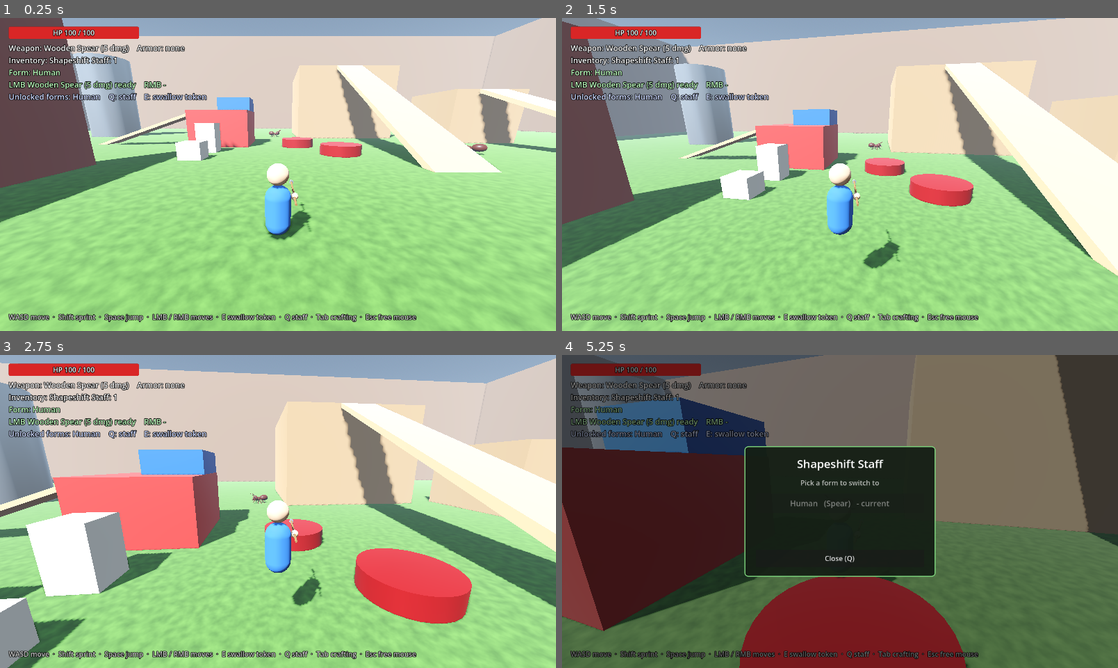
Above: before the commit, frames 1-4 (two rows, left to right).
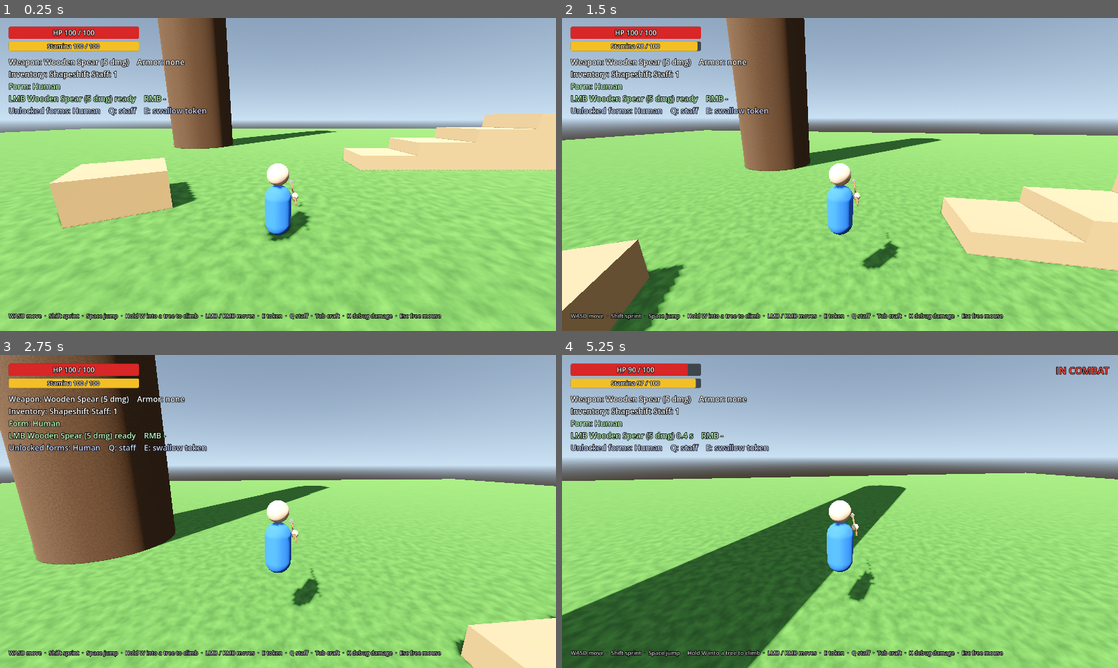
Above: after the commit, the same moments.

Repository: KaydenKamberi/Catch-The-Bugs
Game: Godot game, scene res://scenes/test_map.tscn
The game is run twice, just before and just after one commit, with the same random seed, the same clock (stepped at 60 frames per second) and the same inputs. Before the commit the project starts from res://scenes/world.tscn.
Inputs (mouse positions are in pixels of both pictures, inside the frame that each line leads up to):
- Up to frame 1 (0.25 s): no input
- Up to frame 2 (1.5 s): move the mouse to (867, 174) at 0.52 s; press the mouse at (867, 174) at 0.53 s; hold W (move_forward) from 0.53 s (still down); tap Space (jump) at 0.77, 1.07 s; tap Shift (sprint) at 0.8, 1.35 s; move the mouse to (812, 174) at 1.27 s; release the mouse at (812, 174) at 1.28 s
- Up to frame 3 (2.75 s): keep holding W (move_forward); tap Space (jump) at 1.52, 1.55, 1.82, 2.1 s; move the mouse to (289, 505) at 2.02 s; press the mouse at (289, 505) at 2.03 s
- Up to frame 4 (5.25 s): move the mouse to (834, 517) at 2.77 s; release the mouse at (834, 517) at 2.78 s; click (834, 517) at 2.85 s; tap Space (jump) at 3.02, 3.32, 3.77, 3.8, 4.07, 4.52, 4.82 s; tap Shift (sprint) at 3.05 s; move the mouse to (878, 514) at 3.52 s; hold Right mouse button (attack_2) 3.53-4.28 s; tap K (debug_damage, bound only after the commit) at 4.15 s; move the mouse to (795, 508) at 4.27 s; tap Q (open_staff) at 4.35 s; click (795, 508) at 4.55 s; move the mouse to (867, 511) at 5.02 s; release W (move_forward) at 5.03 s; hold S (move_back) from 5.03 s (still down); hold Shift (sprint) from 5.03 s (still down); click (867, 511) at 5.17 s

The runs differ from the first frame. In frame 1, 57% of the frame differs, in the area x 0-100%, y 0-100%; in frame 2, 75%; in frame 3, 77%; in frame 4, 99%.

Commit message:
Checkpoint 1: test map, climbing, stamina, HUD stamina bar, debug damage
- scenes/test_map.tscn: ground, sun/sky, four step boxes and a 40 m oak
  trunk in the "climbable" group. Now the main scene (world.tscn kept).
- Player: exported jump_strength and gravity; climbing (hold W into a
  climbable wall, W/S/A/D to climb, Space to let go, hop over the top);
  stamina drained by sprinting and climbing, refills after a delay, at 0
  you can't sprint and fall off; die() respawns at the start point;
  K deals 10 debug damage.
- HUD: stamina bar under the health bar.
- README: controls, tunables, climbing/stamina notes.

Co-Authored-By: Claude Opus 5.5 <noreply@anthropic.com>
Claude-Session: https://claude.ai/code/session_01NNVariUfthLsY331WkRCcm

Diff:
--- a/project.godot
+++ b/project.godot
@@ -12,7 +12,7 @@
 
 config/name="Catch the Bugs"
 config/description="Play as a tiny human who hunts bugs, collects their tokens, and shapeshifts into them."
-run/main_scene="res://scenes/world.tscn"
+run/main_scene="res://scenes/test_map.tscn"
 config/features=PackedStringArray("4.7", "Forward Plus")
 
 [autoload]
@@ -81,6 +81,11 @@
 "events": [Object(InputEventKey,"resource_local_to_scene":false,"resource_name":"","device":-1,"window_id":0,"alt_press …(192 unchanged characters)…
 ]
 }
+debug_damage={
+"deadzone": 0.2,
+"events": [Object(InputEventKey,"resource_local_to_scene":false,"resource_name":"","device":-1,"window_id":0,"alt_pressed":false,"shift_pressed":false,"ctrl_pressed":false,"meta_pressed":false,"pressed":false,"keycode":0,"physical_keycode":75,"key_label":0,"unicode":107,"location":0,"echo":false,"script":null)
+]
+}
 
 [layer_names]
 
--- /dev/null
+++ b/scenes/test_map.tscn
@@ -0,0 +1,132 @@
+[gd_scene load_steps=19 format=3]
+
+[ext_resource type="PackedScene" path="res://scenes/player.tscn" id="1_player"]
+[ext_resource type="PackedScene" path="res://scenes/ui/hud.tscn" id="2_hud"]
+
+[sub_resource type="ProceduralSkyMaterial" id="ProceduralSkyMaterial_sky"]
+sky_horizon_color = Color(0.66, 0.78, 0.9, 1)
+ground_horizon_color = Color(0.66, 0.78, 0.9, 1)
+
+[sub_resource type="Sky" id="Sky_main"]
+sky_material = SubResource("ProceduralSkyMaterial_sky")
+
+[sub_resource type="Environment" id="Environment_main"]
+background_mode = 2
+sky = SubResource("Sky_main")
+ambient_light_source = 3
+reflected_light_source = 2
+tonemap_mode = 2
+ssao_enabled = true
+
+[sub_resource type="FastNoiseLite" id="FastNoiseLite_grass"]
+frequency = 0.03
+
+[sub_resource type="Gradient" id="Gradient_grass"]
+colors = PackedColorArray(0.65, 0.65, 0.65, 1, 1, 1, 1, 1)
+
+[sub_resource type="NoiseTexture2D" id="NoiseTexture2D_grass"]
+seamless = true
+color_ramp = SubResource("Gradient_grass")
+noise = SubResource("FastNoiseLite_grass")
+
+[sub_resource type="StandardMaterial3D" id="Mat_Ground"]
+albedo_color = Color(0.36, 0.58, 0.22, 1)
+albedo_texture = SubResource("NoiseTexture2D_grass")
+roughness = 1.0
+uv1_scale = Vector3(0.15, 0.15, 0.15)
+uv1_triplanar = true
+
+[sub_resource type="StandardMaterial3D" id="Mat_Box"]
+albedo_color = Color(0.74, 0.57, 0.37, 1)
+roughness = 0.9
+
+[sub_resource type="FastNoiseLite" id="FastNoiseLite_bark"]
+frequency = 0.08
+fractal_octaves = 3
+
+[sub_resource type="NoiseTexture2D" id="NoiseTexture2D_bark"]
+seamless = true
+color_ramp = SubResource("Gradient_grass")
+noise = SubResource("FastNoiseLite_bark")
+
+[sub_resource type="StandardMaterial3D" id="Mat_Bark"]
+albedo_color = Color(0.42, 0.29, 0.18, 1)
+albedo_texture = SubResource("NoiseTexture2D_bark")
+roughness = 1.0
+uv1_scale = Vector3(0.3, 0.3, 0.3)
+uv1_triplanar = true
+
+[sub_resource type="CylinderMesh" id="CylinderMesh_trunk"]
+material = SubResource("Mat_Bark")
+top_radius = 3.0
+bottom_radius = 3.0
+height = 40.0
+radial_segments = 32
+
+[sub_resource type="CylinderShape3D" id="CylinderShape3D_trunk"]
+height = 40.0
+radius = 3.0
+
+[node name="TestMap" type="Node3D"]
+
+[node name="WorldEnvironment" type="WorldEnvironment" parent="."]
+environment = SubResource("Environment_main")
+
+[node name="Sun" type="DirectionalLight3D" parent="."]
+transform = Transform3D(0.819152, 0.439385, -0.368688, 0, 0.642788, 0.766044, 0.573576, -0.627507, 0.526541, 0, 20, 0)
+shadow_enabled = true
+directional_shadow_max_distance = 150.0
+
+[node name="Level" type="Node3D" parent="."]
+
+[node name="Ground" type="CSGBox3D" parent="Level"]
+transform = Transform3D(1, 0, 0, 0, 1, 0, 0, 0, 1, 0, -0.5, 0)
+use_collision = true
+size = Vector3(120, 1, 120)
+material = SubResource("Mat_Ground")
+
+[node name="Box_Step1" type="CSGBox3D" parent="Level"]
+transform = Transform3D(1, 0, 0, 0, 1, 0, 0, 0, 1, 6, 0.4, -4)
+use_collision = true
+size = Vector3(3, 0.8, 3)
+material = SubResource("Mat_Box")
+
+[node name="Box_Step2" type="CSGBox3D" parent="Level"]
+transform = Transform3D(1, 0, 0, 0, 1, 0, 0, 0, 1, 9, 0.75, -4)
+use_collision = true
+size = Vector3(3, 1.5, 3)
+material = SubResource("Mat_Box")
+
+[node name="Box_Step3" type="CSGBox3D" parent="Level"]
+transform = Transform3D(1, 0, 0, 0, 1, 0, 0, 0, 1, 12, 1.1, -4)
+use_collision = true
+size = Vector3(3, 2.2, 3)
+material = SubResource("Mat_Box")
+
+[node name="Box_Step4" type="CSGBox3D" parent="Level"]
+transform = Transform3D(1, 0, 0, 0, 1, 0, 0, 0, 1, 15, 1.5, -4)
+use_collision = true
+size = Vector3(3, 3, 3)
+material = SubResource("Mat_Box")
+
+[node name="Box_Lone" type="CSGBox3D" parent="Level"]
+transform = Transform3D(0.866025, 0, 0.5, 0, 1, 0, -0.5, 0, 0.866025, -5, 0.6, 2)
+use_collision = true
+size = Vector3(2.5, 1.2, 2.5)
+material = SubResource("Mat_Box")
+
+[node name="OakTree" type="StaticBody3D" parent="Level" groups=["climbable"]]
+transform = Transform3D(1, 0, 0, 0, 1, 0, 0, 0, 1, -8, 0, -14)
+
+[node name="Trunk" type="MeshInstance3D" parent="Level/OakTree"]
+transform = Transform3D(1, 0, 0, 0, 1, 0, 0, 0, 1, 0, 20, 0)
+mesh = SubResource("CylinderMesh_trunk")
+
+[node name="CollisionShape3D" type="CollisionShape3D" parent="Level/OakTree"]
+transform = Transform3D(1, 0, 0, 0, 1, 0, 0, 0, 1, 0, 20, 0)
+shape = SubResource("CylinderShape3D_trunk")
+
+[node name="Player" parent="." instance=ExtResource("1_player")]
+transform = Transform3D(1, 0, 0, 0, 1, 0, 0, 0, 1, 0, 0.2, 4)
+
+[node name="HUD" parent="." instance=ExtResource("2_hud")]
--- a/scenes/ui/hud.tscn
+++ b/scenes/ui/hud.tscn
@@ -11,6 +11,13 @@
 
 [sub_resource type="StyleBoxFlat" id="StyleBoxFlat_bar_fill"]
 bg_color = Color(0.85, 0.15, 0.15, 1)
+corner_radius_top_left = 4
+corner_radius_top_right = 4
+corner_radius_bottom_right = 4
+corner_radius_bottom_left = 4
+
+[sub_resource type="StyleBoxFlat" id="StyleBoxFlat_stamina_fill"]
+bg_color = Color(0.95, 0.75, 0.15, 1)
 corner_radius_top_left = 4
 corner_radius_top_right = 4
 corner_radius_bottom_right = 4
@@ -53,11 +60,36 @@
 horizontal_alignment = 1
 vertical_alignment = 1
 
+[node name="StaminaBar" type="ProgressBar" parent="."]
+offset_left = 20.0
+offset_top = 54.0
+offset_right = 320.0
+offset_bottom = 76.0
+mouse_filter = 2
+theme_override_styles/background = SubResource("StyleBoxFlat_bar_bg")
+theme_override_styles/fill = SubResource("StyleBoxFlat_stamina_fill")
+value = 100.0
+show_percentage = false
+
+[node name="StaminaLabel" type="Label" parent="StaminaBar"]
+anchors_preset = 15
+anchor_right = 1.0
+anchor_bottom = 1.0
+grow_horizontal = 2
+grow_vertical = 2
+mouse_filter = 2
+theme_override_colors/font_outline_color = Color(0, 0, 0, 1)
+theme_override_constants/outline_size = 5
+theme_override_font_sizes/font_size = 14
+text = "Stamina 100 / 100"
+horizontal_alignment = 1
+vertical_alignment = 1
+
 [node name="EquipmentLabel" type="Label" parent="."]
 offset_left = 20.0
-offset_top = 56.0
+offset_top = 88.0
 offset_right = 1000.0
-offset_bottom = 84.0
+offset_bottom = 116.0
 mouse_filter = 2
 theme_override_colors/font_outline_color = Color(0, 0, 0, 1)
 theme_override_constants/outline_size = 5
@@ -66,9 +98,9 @@
 
 [node name="InventoryLabel" type="Label" parent="."]
 offset_left = 20.0
-offset_top = 84.0
+offset_top = 116.0
 offset_right = 1000.0
-offset_bottom = 112.0
+offset_bottom = 144.0
 mouse_filter = 2
 theme_override_colors/font_outline_color = Color(0, 0, 0, 1)
 theme_override_constants/outline_size = 5
@@ -77,9 +109,9 @@
 
 [node name="FormLabel" type="Label" parent="."]
 offset_left = 20.0
-offset_top = 112.0
+offset_top = 144.0
 offset_right = 1000.0
-offset_bottom = 140.0
+offset_bottom = 172.0
 mouse_filter = 2
 theme_override_colors/font_outline_color = Color(0, 0, 0, 1)
 theme_override_constants/outline_size = 5
@@ -89,9 +121,9 @@
 
 [node name="MovesLabel" type="Label" parent="."]
 offset_left = 20.0
-offset_top = 140.0
+offset_top = 172.0
 offset_right = 1000.0
-offset_bottom = 168.0
+offset_bottom = 200.0
 mouse_filter = 2
 theme_override_colors/font_outline_color = Color(0, 0, 0, 1)
 theme_override_constants/outline_size = 5
@@ -101,9 +133,9 @@
 
 [node name="FormsLabel" type="Label" parent="."]
 offset_left = 20.0
-offset_top = 168.0
+offset_top = 200.0
 offset_right = 1000.0
-offset_bottom = 196.0
+offset_bottom = 228.0
 mouse_filter = 2
 theme_override_colors/font_outline_color = Color(0, 0, 0, 1)
 theme_override_constants/outline_size = 5
@@ -161,4 +193,5 @@
 theme_override_colors/font_outline_color = Color(0, 0, 0, 1)
 theme_override_constants/outline_size = 5
 theme_override_colors/font_color = Color(1, 1, 1, 0.8)
-text = "WASD move  ·  Shift sprint  ·  Space jump  ·  LMB / RMB moves  ·  E swallow token  ·  Q staff  ·  Tab crafting  ·  Esc free mouse"
+theme_override_font_sizes/font_size = 13
+text = "WASD move  ·  Shift sprint  ·  Space jump  ·  Hold W into a tree to climb  ·  LMB / RMB moves  ·  E token  ·  Q staff  ·  Tab craft  ·  K debug damage  ·  Esc free mouse"
--- a/scripts/player.gd
+++ b/scripts/player.gd
@@ -2,6 +2,12 @@
 extends CharacterBody3D
 ## The tiny human: walks, sprints, jumps, fights, and can shapeshift into bugs.
 ## The camera orbits behind the player on a SpringArm3D, and the mouse turns it.
+##
+## CLIMBING AND STAMINA
+## Walk into anything in the "climbable" group while holding W to grab it.
+## W/S climb up/down, A/D climb sideways, Space jumps off. Sprinting and
+## climbing use stamina; it refills after a short rest. At 0 stamina you can't
+## sprint and you fall off whatever you're climbing.
 ##
 ## Scene layout this script expects (see scenes/player.tscn):
 ##   Player (CharacterBody3D)   <- this script
@@ -26,6 +32,8 @@
 
 ## Sent whenever our health changes (the HUD listens to this).
 signal health_changed(current: int, maximum: int)
+## Sent whenever our stamina changes (the HUD listens to this).
+signal stamina_changed(current: float, maximum: float)
 ## Sent when we craft and put on a new weapon or armor (the HUD listens to this).
 signal equipment_changed
 ## Sent when we switch forms or unlock a new one.
@@ -46,7 +54,24 @@
 # ---------------------------------------------------------------------------
 
 @export_group("Health")
+## Sugar Cube upgrades will raise this later.
 @export var max_health: int = 100
+## Falling below this height (in meters) counts as dying, e.g. off the edge of the map.
+@export var fall_death_height: float = -50.0
+
+@export_group("Stamina")
+## Sugar Cube upgrades will raise this later.
+@export var max_stamina: float = 100.0
+## Stamina used per second while sprinting.
+@export var sprint_stamina_drain: float = 20.0
+## Stamina used per second while climbing.
+@export var climb_stamina_drain: float = 12.0
+## Stamina gained back per second once it starts refilling.
+@export var stamina_regen_rate: float = 30.0
+## Seconds after you last used stamina before it starts refilling.
+@export var stamina_regen_delay: float = 1.0
+## After running out, you can't sprint or climb until stamina is back up to this much.
+@export var stamina_recover_amount: float = 20.0
 
 @export_group("Combat")
 ## The name of the weapon we start with. Crafting a better one replaces it.
@@ -72,8 +97,11 @@
 @export var walk_speed: float = 5.0
 ## Speed while holding Shift.
 @export var sprint_speed: float = 9.0
-## How high a jump goes, in meters. (The player is 1.8 m tall.)
-@export var jump_height: float = 1.6
+## Upward speed when you jump, in meters per second. Higher = higher jumps.
+## (5.6 with gravity 9.8 jumps about 1.6 m. The player is 1.8 m tall.)
+@export var jump_strength: float = 5.6
+## How fast we fall, in meters per second, per second.
+@export var gravity: float = 9.8
 ## How fast we speed up when a movement key is held (meters per second, per second).
 @export var acceleration: float = 30.0
 ## How fast we slow down when no movement key is held.
@@ -82,6 +110,18 @@
 @export_range(0.0, 1.0) var air_control: float = 0.35
 ## How quickly the body turns to face the direction we're moving.
 @export var turn_speed: float = 12.0
+
+@export_group("Climbing")
+## Speed when climbing up, down or sideways, in meters per second.
+@export var climb_speed: float = 2.5
+## When you jump off a wall: how hard you're pushed away from it.
+@export var climb_jump_push: float = 4.0
+## When you jump off a wall: how much you're pushed up.
+@export var climb_jump_up: float = 3.0
+## Seconds after letting go before you can grab a wall again.
+@export var climb_regrab_delay: float = 0.4
+## When you climb over the top: how much you're boosted up and onto it.
+@export var climb_top_boost: float = 4.5
 
 @export_group("Camera")
 ## How much the camera turns per pixel of mouse movement.
@@ -107,10 +147,16 @@
 @onready var attack_hitbox: Area3D = $Body/AttackHitbox
 @onready var attack_hitbox_shape: CollisionShape3D = $Body/AttackHitbox/CollisionShape3D
 
-# Gravity strength, read from Project Settings > Physics > 3D (9.8 by default).
-var gravity: float = ProjectSettings.get_setting("physics/3d/default_gravity")
-
 var health: int = 100
+var stamina: float = 100.0
+var stamina_regen_wait: float = 0.0  # seconds left before stamina starts refilling
+## True after running out of stamina, until it refills to stamina_recover_amount.
+var exhausted: bool = false
+
+# Climbing
+var is_climbing: bool = false
+var wall_normal: Vector3 = Vector3.ZERO  # points out of the wall, toward us
+var climb_regrab_time_left: float = 0.0
 var spawn_position: Vector3        # where we respawn after dying
 var attack_facing_time_left: float = 0.0  # while > 0, face the camera direction
 var spear_rest_position: Vector3   # where the spear sits when we're not attacking
@@ -146,6 +192,8 @@
 
 	health = max_health
 	health_changed.emit(health, max_health)
+	stamina = max_stamina
+	stamina_changed.emit(stamina, max_stamina)
 	spawn_position = global_position
 	spear_rest_position = spear.position
 
@@ -184,6 +232,10 @@
 	# E: swallow a bug token.
 	elif event.is_action_pressed("swallow_token"):
 		try_swallow_token()
+
+	# K (debug): hurt ourselves for 10, to test the health bar and dying.
+	elif event.is_action_pressed("debug_damage"):
+		take_damage(10)
 
 	# (Q, the staff, is handled by the staff menu: scripts/ui/staff_menu.gd.)
 
@@ -204,32 +256,53 @@
 	# --- 0. Count down timers. ---
 	attack_facing_time_left -= delta
 	combat_time_left -= delta
+	climb_regrab_time_left -= delta
 	for move_name in cooldowns:
 		cooldowns[move_name] = maxf(cooldowns[move_name] - delta, 0.0)
-
-	# Bug forms move differently, so pick the numbers for our current form.
-	var current_walk_speed: float = walk_speed if is_human else current_form.move_speed
-	var current_sprint_speed: float = sprint_speed if is_human else current_form.sprint_speed
-	var current_jump_height: float = jump_height if is_human else current_form.jump_height
-
-	# --- 1. Gravity: pull us down while we're in the air. ---
-	if not is_on_floor():
-		velocity.y -= gravity * delta
-
-	# --- 2. Jump: only when standing on something. ---
-	if Input.is_action_just_pressed("jump") and is_on_floor():
-		# Physics formula: the upward speed needed to reach a given height.
-		velocity.y = sqrt(2.0 * gravity * current_jump_height)
-
-	# --- 3. Work out which way the keys are pushing us. ---
-	# get_vector gives a 2D direction: x = left/right, y = forward/back.
+	_regen_stamina(delta)
+
+	# Fell off the map? That counts as dying.
+	if global_position.y < fall_death_height:
+		die()
+		return
+
+	# --- 1. Work out which way the keys are pushing us. ---
+	# get_vector gives a 2D direction: x = left/right, y = forward/back (forward is -1).
 	var input_dir: Vector2 = Input.get_vector("move_left", "move_right", "move_forward", "move_back")
 	# Turn it into 3D (on the ground plane), then rotate it to match where the
 	# camera is looking, so "W" always means "away from the camera".
 	var direction: Vector3 = Vector3(input_dir.x, 0.0, input_dir.y).rotated(Vector3.UP, camera_pivot.rotation.y)
 
-	# --- 4. Speed up or slow down smoothly. ---
-	var speed: float = current_sprint_speed if Input.is_action_pressed("sprint") else current_walk_speed
+	if is_climbing:
+		_climb(delta, input_dir)
+	else:
+		_walk(delta, direction)
+		_try_start_climbing(direction)
+
+
+## Walking, sprinting, jumping and falling.
+func _walk(delta: float, direction: Vector3) -> void:
+	# Bug forms move differently, so pick the numbers for our current form.
+	var current_walk_speed: float = walk_speed if is_human else current_form.move_speed
+	var current_sprint_speed: float = sprint_speed if is_human else current_form.sprint_speed
+
+	# --- 2. Gravity: pull us down while we're in the air. ---
+	if not is_on_floor():
+		velocity.y -= gravity * delta
+
+	# --- 3. Jump: only when standing on something. ---
+	if Input.is_action_just_pressed("jump") and is_on_floor():
+		if is_human:
+			velocity.y = jump_strength
+		else:
+			# Physics formula: the upward speed needed to reach the form's jump height.
+			velocity.y = sqrt(2.0 * gravity * current_form.jump_height)
+
+	# --- 4. Sprint (uses stamina), then speed up or slow down smoothly. ---
+	var is_sprinting: bool = Input.is_action_pressed("sprint") and direction.length() > 0.0 and can_use_stamina()
+	if is_sprinting:
+		_use_stamina(sprint_stamina_drain * delta)
+	var speed: float = current_sprint_speed if is_sprinting else current_walk_speed
 	var target_velocity: Vector3 = direction * speed
 
 	# Pick the rate: speeding up or slowing down, and less of it in the air.
@@ -256,6 +329,144 @@
 
 	# --- 6. Move! move_and_slide uses `velocity` and slides along walls and ramps. ---
 	move_and_slide()
+
+
+# ---------------------------------------------------------------------------
+# Climbing
+# ---------------------------------------------------------------------------
+
+## After moving: if we walked into a climbable wall while holding forward, grab it.
+func _try_start_climbing(direction: Vector3) -> void:
+	if climb_regrab_time_left > 0.0 or not can_use_stamina():
+		return
+	if not Input.is_action_pressed("move_forward"):
+		return
+	for i in get_slide_collision_count():
+		var collision: KinematicCollision3D = get_slide_collision(i)
+		var normal: Vector3 = collision.get_normal()
+		if absf(normal.y) > 0.3:
+			continue  # that's a floor or a ceiling, not a wall
+		if not _is_climbable(collision.get_collider()):
+			continue
+		var flat_normal: Vector3 = Vector3(normal.x, 0.0, normal.z).normalized()
+		if direction.dot(-flat_normal) < 0.5:
+			continue  # we're only brushing past it, not walking into it
+		is_climbing = true
+		wall_normal = flat_normal
+		velocity = Vector3.ZERO
+		return
+
+
+## While on a wall: W/S climb up/down, A/D climb sideways, Space jumps off.
+func _climb(delta: float, input_dir: Vector2) -> void:
+	# Space: let go and push off the wall.
+	if Input.is_action_just_pressed("jump"):
+		_stop_climbing()
+		velocity = wall_normal * climb_jump_push + Vector3.UP * climb_jump_up
+		move_and_slide()
+		return
+
+	# Holding on is tiring. Out of stamina? We fall off.
+	_use_stamina(climb_stamina_drain * delta)
+	if stamina <= 0.0:
+		_stop_climbing()
+		notice.emit("Out of stamina!")
+		return
+
+	# Look for the wall in front of us again. Tree trunks are round, so the
+	# wall's direction changes as we climb around it.
+	var hit: Dictionary = _find_wall()
+	if hit.is_empty():
+		# The wall ended. If we were climbing up, we reached the top: hop onto it.
+		_stop_climbing()
+		if input_dir.y < 0.0:
+			velocity = Vector3.UP * climb_top_boost - wall_normal * 2.0
+		move_and_slide()
+		return
+	var normal: Vector3 = hit.normal
+	wall_normal = Vector3(normal.x, 0.0, normal.z).normalized()
+
+	# Stay snug against the wall: close any gap between us and it.
+	var gap: float = (hit.position - collision_shape.global_position).dot(-wall_normal) - _collider_radius()
+	if gap > 0.02:
+		global_position -= wall_normal * (gap - 0.02)
+
+	# Move along the wall. "Right" is to our right as we face the wall.
+	var right: Vector3 = (-wall_normal).cross(Vector3.UP)
+	var climb_dir: Vector3 = Vector3.UP * -input_dir.y + right * input_dir.x
+	velocity = climb_dir.limit_length(1.0) * climb_speed
+
+	# Face the wall.
+	body.rotation.y = atan2(wall_normal.x, wall_normal.z)
+	move_and_slide()
+
+	# Climbed all the way back down to the ground? Let go.
+	if is_on_floor() and input_dir.y > 0.0:
+		_stop_climbing()
+
+
+func _stop_climbing() -> void:
+	if not is_climbing:
+		return
+	is_climbing = false
+	climb_regrab_time_left = climb_regrab_delay
+
+
+## Cast a short ray from our middle toward the wall. Returns the hit, or {} if
+## there's no climbable wall there any more.
+func _find_wall() -> Dictionary:
+	var origin: Vector3 = collision_shape.global_position
+	var reach: float = _collider_radius() + 0.5
+	var query := PhysicsRayQueryParameters3D.create(origin, origin - wall_normal * reach, 1)  # layer 1 = World
+	query.exclude = [get_rid()]
+	var hit: Dictionary = get_world_3d().direct_space_state.intersect_ray(query)
+	if hit.is_empty() or absf(hit.normal.y) > 0.5 or not _is_climbable(hit.collider):
+		return {}
+	return hit
+
+
+## How wide our collision capsule is (it's smaller in bug forms).
+func _collider_radius() -> float:
+	var capsule := collision_shape.shape as CapsuleShape3D
+	return capsule.radius if capsule else 0.35
+
+
+## True if this node (or the node it belongs to) is in the "climbable" group.
+func _is_climbable(node: Object) -> bool:
+	var n := node as Node
+	if n == null:
+		return false
+	return n.is_in_group("climbable") or (n.get_parent() != null and n.get_parent().is_in_group("climbable"))
+
+
+# ---------------------------------------------------------------------------
+# Stamina
+# ---------------------------------------------------------------------------
+
+## True if we have the energy to sprint or climb right now.
+func can_use_stamina() -> bool:
+	return stamina > 0.0 and not exhausted
+
+
+func _use_stamina(amount: float) -> void:
+	stamina = maxf(stamina - amount, 0.0)
+	stamina_regen_wait = stamina_regen_delay
+	if stamina == 0.0:
+		exhausted = true
+	stamina_changed.emit(stamina, max_stamina)
+
+
+## Refill stamina a little, once we haven't used any for stamina_regen_delay seconds.
+func _regen_stamina(delta: float) -> void:
+	if stamina_regen_wait > 0.0:
+		stamina_regen_wait -= delta
+		return
+	if stamina >= max_stamina:
+		return
+	stamina = minf(stamina + stamina_regen_rate * delta, max_stamina)
+	if exhausted and stamina >= stamina_recover_amount:
+		exhausted = false
+	stamina_changed.emit(stamina, max_stamina)
 
 
 # ---------------------------------------------------------------------------
@@ -353,7 +564,7 @@
 	health = maxi(health - amount, 0)
 	health_changed.emit(health, max_health)
 	if health == 0:
-		respawn()
+		die()
 
 
 ## We're "in combat" if we dealt or took damage recently, or an enemy is chasing us.
@@ -367,14 +578,21 @@
 	return false
 
 
-## Go back to the start as a human with full health. (Inventory and unlocked forms are kept.)
-func respawn() -> void:
+## We ran out of health (or fell off the map): go back to the start point as a
+## human with full health and stamina. (Inventory and unlocked forms are kept.)
+func die() -> void:
+	_stop_climbing()
 	switch_to_form(null)
 	global_position = spawn_position
 	velocity = Vector3.ZERO
 	health = max_health
+	stamina = max_stamina
+	exhausted = false
+	stamina_regen_wait = 0.0
 	combat_time_left = 0.0
 	health_changed.emit(health, max_health)
+	stamina_changed.emit(stamina, max_stamina)
+	notice.emit("You died! Back to the start.")
 
 
 # ---------------------------------------------------------------------------
--- a/scripts/ui/hud.gd
+++ b/scripts/ui/hud.gd
@@ -8,6 +8,8 @@
 
 @onready var health_bar: ProgressBar = $HealthBar
 @onready var health_label: Label = $HealthBar/HealthLabel
+@onready var stamina_bar: ProgressBar = $StaminaBar
+@onready var stamina_label: Label = $StaminaBar/StaminaLabel
 @onready var inventory_label: Label = $InventoryLabel
 @onready var equipment_label: Label = $EquipmentLabel
 @onready var form_label: Label = $FormLabel
@@ -26,9 +28,11 @@
 	player = get_tree().get_first_node_in_group("player") as Player
 	if player:
 		player.health_changed.connect(_on_health_changed)
+		player.stamina_changed.connect(_on_stamina_changed)
 		player.equipment_changed.connect(_on_equipment_changed)
 		player.notice.connect(_on_notice)
 		_on_health_changed(player.health, player.max_health)
+		_on_stamina_changed(player.stamina, player.max_stamina)
 		_on_equipment_changed()
 
 	Inventory.changed.connect(_on_inventory_changed)
@@ -46,6 +50,14 @@
 		var tween := create_tween()
 		tween.tween_property(damage_flash, "modulate:a", 0.0, 0.3)
 	last_health = current
+
+
+func _on_stamina_changed(current: float, maximum: float) -> void:
+	stamina_bar.max_value = maximum
+	stamina_bar.value = current
+	stamina_label.text = "Stamina %d / %d" % [ceili(current), ceili(maximum)]
+	# Grey the bar out while we're too tired to sprint or climb.
+	stamina_bar.modulate = Color(1, 1, 1, 1) if player.can_use_stamina() else Color(0.6, 0.6, 0.6, 1)
 
 
 func _on_inventory_changed() -> void:
Not shown: 1 places in scenes/ui/hud.tscn that only renumber resources
Not shown, added: scripts/forms/form_data.gd.uid
Not shown, added: scripts/forms/move_data.gd.uid
Not shown, added: scripts/ui/staff_menu.gd.uid
